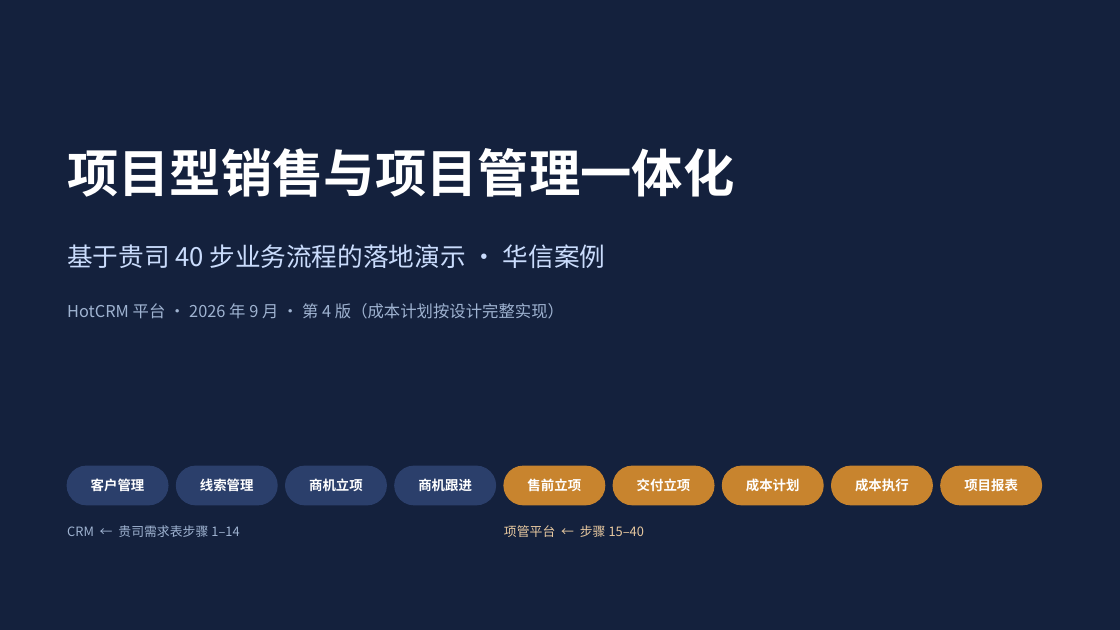
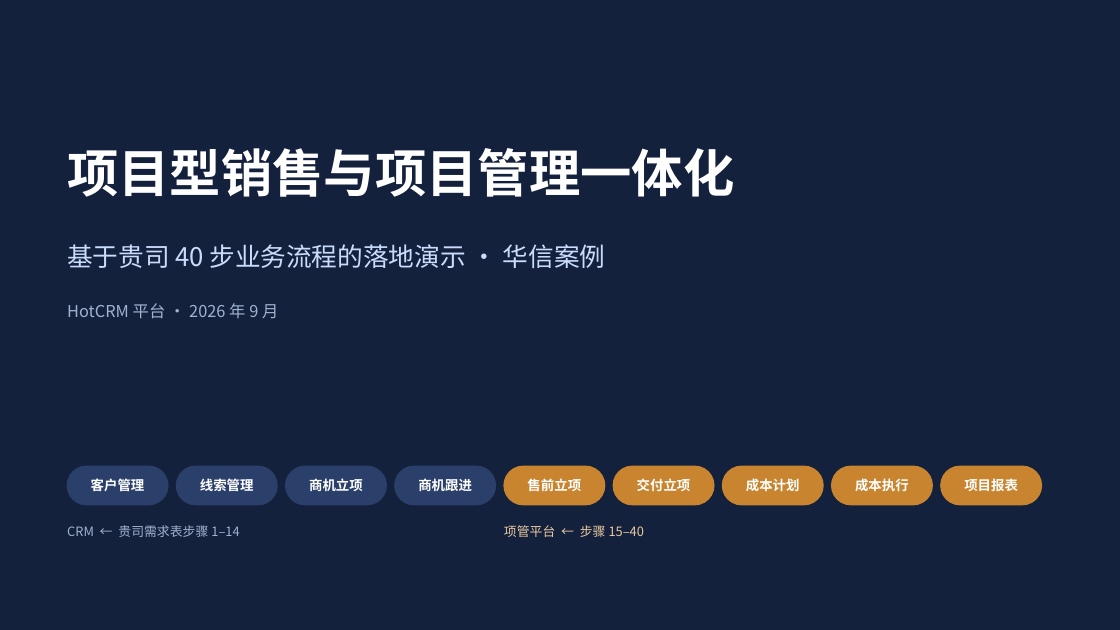
Before and after one commit to sunhaolin/hotcrm, a slide deck: slide 1 of docs/demo/psa-presales/客户汇报-华信案例.pptx. Drawn at 1120x630 pixels with LibreOffice and Linux fonts; fonts in the diff are those of the drawing. Boxes give left, top, right and bottom in pixels: in the first picture for what was removed or moved away, otherwise in the second. Text is boxed around its words. In the diff, an @@ line names an element or a change of style, - is before the commit and + after.

```diff
--- a/docs/demo/psa-presales/客户汇报-华信案例.pptx
+++ b/docs/demo/psa-presales/客户汇报-华信案例.pptx
@@ text at box(67, 303, 278, 319): text changed @@
-HotCRM 平台 · 2026 年 9 月 · 第 4 版（成本计划按设计完整实现）
+HotCRM 平台 · 2026 年 9 月
```
Also in this commit, not shown: 30 other slides changed, 1 slide removed, 2 other files.
